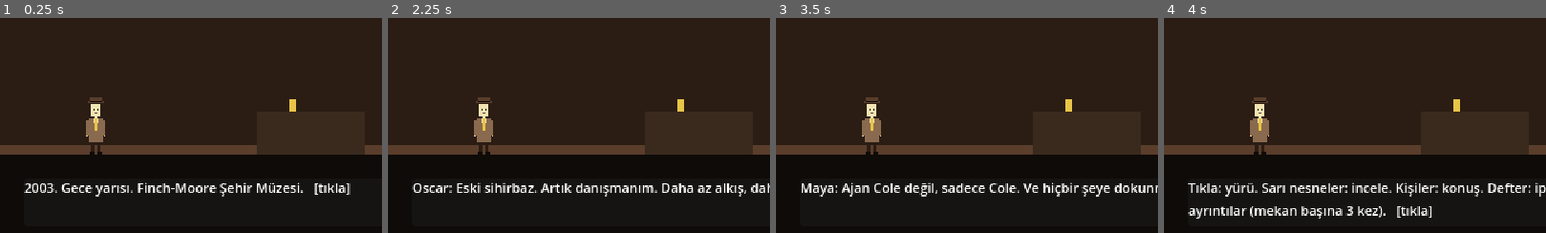
Above: before the commit, frames 1-4 (left to right).
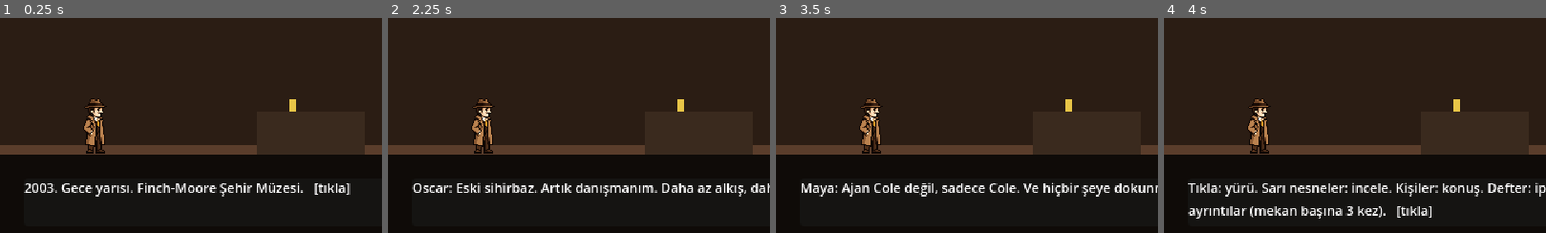
Above: after the commit, the same moments.

Repository: beratakkuloglu/darkfiles
Game: Godot game, scene res://scenes/main.tscn
The game is run twice, just before and just after one commit, with the same random seed, the same clock (stepped at 60 frames per second) and the same inputs.
Inputs (mouse positions are % of the whole screen's width and height, from its top left):
- Up to frame 1 (0.25 s): no input
- Up to frame 2 (2.25 s): click "Defter" at 0.5 s; click "Oscar'ın Gözü (3)" at 1.25 s; tap Enter at 2, 2.1 s; move the mouse to (72, 45) at 2.02 s; hold Right (ui_right) from 2.03 s (still down); click (72, 45) at 2.17 s
- Up to frame 3 (3.5 s): tap Space at 2.27, 3.02 s; move the mouse to (30, 55) at 2.77 s; release Right (ui_right) at 2.78 s; hold Left (ui_left) from 2.78 s (still down); tap E at 2.85 s
- Up to frame 4 (4 s): tap Space at 3.5 s; move the mouse to (60, 28) at 3.52 s; release Left (ui_left) at 3.53 s; hold Right (ui_right) from 3.53 s (still down); tap Q at 3.6 s
The pictures show only the part of the screen within x 0-50%, y 49-99%; the shares and areas given below are measured in that part.

The runs differ from the first frame. In frame 1, 1.1% of the frame differs, in the area x 21-28%, y 36-64%; in frame 2, 1.1%; in frame 3, 1.1%; in frame 4, 1.1%.

Commit message:
Oscar'ın PixelLab çizimi ve 4 karelik yürüme animasyonu
Co-Authored-By: Claude Opus 5.5 <noreply@anthropic.com>
Claude-Session: https://claude.ai/code/session_01P7wvy34492GasLgDgVuAX2

Diff:
--- a/scripts/main.gd
+++ b/scripts/main.gd
@@ -8,7 +8,9 @@
 const SPEED := 140.0
 const INTERACT_RANGE := 40.0
 ## art/oscar.png sağa bakıyorsa true, sola bakıyorsa false yap.
-const PLAYER_ART_FACES_RIGHT := false
+const PLAYER_ART_FACES_RIGHT := true
+## Yürüme şeridi (art/oscar_walk.png): yan yana eşit kareler, kare başına süre.
+const WALK_FRAME_TIME := 0.13
 
 # Palet: siyah, kahverengi, sarı
 const C_BLACK := Color("#0f0b08")
@@ -36,6 +38,8 @@
 var player: Node2D
 var player_sprite: TextureRect
 var walk_time: float = 0.0
+var idle_tex: Texture2D
+var walk_frames: Array = []
 var camera: Camera2D
 var target_x: float = -1.0
 var pending_action: Callable = Callable()
@@ -88,6 +92,15 @@
 	var tex := _art("oscar")
 	if tex:
 		player_sprite = _child_tex(player, Vector2(-tex.get_width() / 2.0, -tex.get_height()), tex)
+		idle_tex = tex
+		var sheet := _art("oscar_walk")
+		if sheet:
+			var fw: int = tex.get_width()
+			for i in range(int(sheet.get_width() / fw)):
+				var at := AtlasTexture.new()
+				at.atlas = sheet
+				at.region = Rect2(i * fw, 0, fw, sheet.get_height())
+				walk_frames.append(at)
 	else:
 		_child_rect(player, Vector2(-8, -40), Vector2(16, 40), C_PALE)
 		_child_rect(player, Vector2(-11, -45), Vector2(22, 6), C_BROWN) # şapka
@@ -432,13 +445,18 @@
 		return
 	var moving := not busy and (target_x >= 0.0 or Input.is_action_pressed("ui_left") or Input.is_action_pressed("ui_right") or Input.is_key_pressed(KEY_A) or Input.is_key_pressed(KEY_D))
 	var base_y := -player_sprite.size.y
-	if moving:
+	if moving and not walk_frames.is_empty():
+		walk_time += delta
+		var i := int(walk_time / WALK_FRAME_TIME) % walk_frames.size()
+		player_sprite.texture = walk_frames[i]
+	elif moving:
 		walk_time += delta * 10.0
 		player_sprite.position.y = base_y - absf(sin(walk_time)) * 2.0
 		player_sprite.pivot_offset = Vector2(player_sprite.size.x / 2.0, player_sprite.size.y)
 		player_sprite.rotation = sin(walk_time) * 0.04
 	else:
 		walk_time = 0.0
+		player_sprite.texture = idle_tex
 		player_sprite.position.y = base_y
 		player_sprite.rotation = 0.0
 
Binary file changed: art/oscar.png
Binary file added: art/oscar_walk.png
